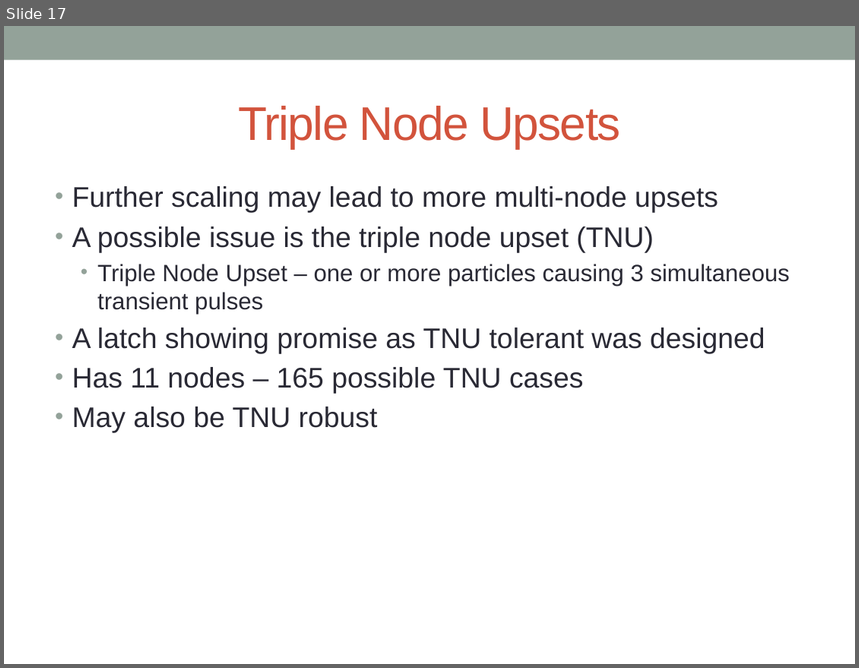
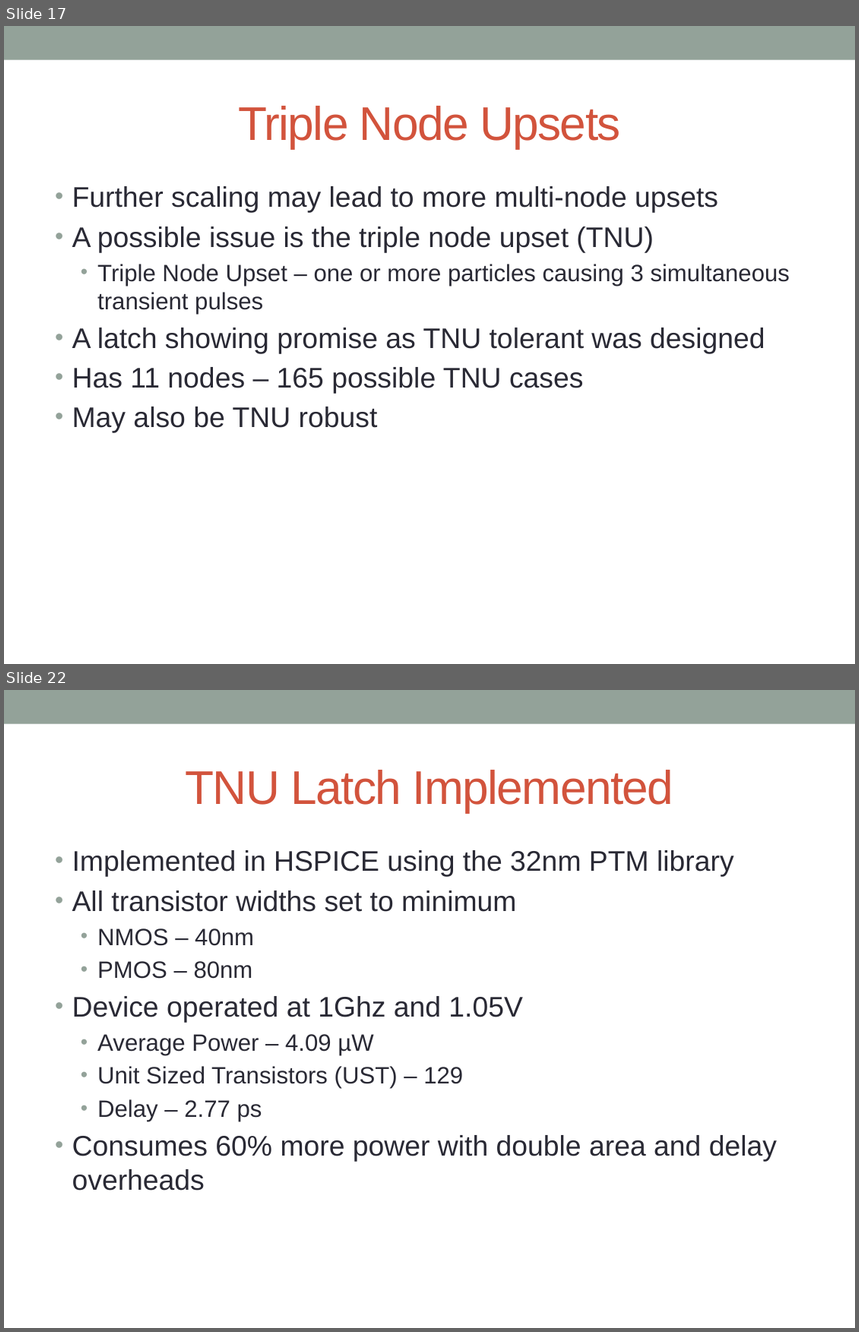
Before and after one commit to acwatkins88/Fast_SET, a slide deck: Dissertation/Dissertation Defense/Dissertation Defense.pptx. Shown one above the other, each under a label of ours: slide 17 before the commit, slides 17 and 22 after it; the slides between them are not shown. The pictures are 859x668 and 859x1332 pixels, drawn with LibreOffice and Linux fonts; fonts in the diff are those of the drawing; background and template pictures are left out. Boxes give left, top, right and bottom in pixels: in the first picture for what was removed or moved away, otherwise in the second. Text is boxed around its words. In the diff, an @@ line names an element or a change of style, - is before the commit and + after.

```diff
--- a/Dissertation/Dissertation Defense/Dissertation Defense.pptx
+++ b/Dissertation/Dissertation Defense/Dissertation Defense.pptx
@@ slide 22 added at (x1=4, y1=690, x2=855, y2=1328), background #FFFFFF; not listed: 1 template element that a slide beside it also shows @@
@@ title added at (x1=186, y1=770, x2=674, y2=813), 40 pt, text #D2533C @@
+TNU Latch Implemented
@@ text added at (x1=72, y1=850, x2=777, y2=1191), 24 pt, text #292934 @@
+• Implemented in HSPICE using the 32nm PTM library
+• All transistor widths set to minimum
+  • NMOS – 40nm
+  • PMOS – 80nm
+• Device operated at 1Ghz and 1.05V
+  • Average Power – 4.09 µW
+  • Unit Sized Transistors (UST) – 129
+  • Delay – 2.77 ps
+• Consumes 60% more power with double area and delay overheads
```
Also in this commit, not shown: 1 slide changed, 36 other slides added, 1 slide removed, 36 other files.
